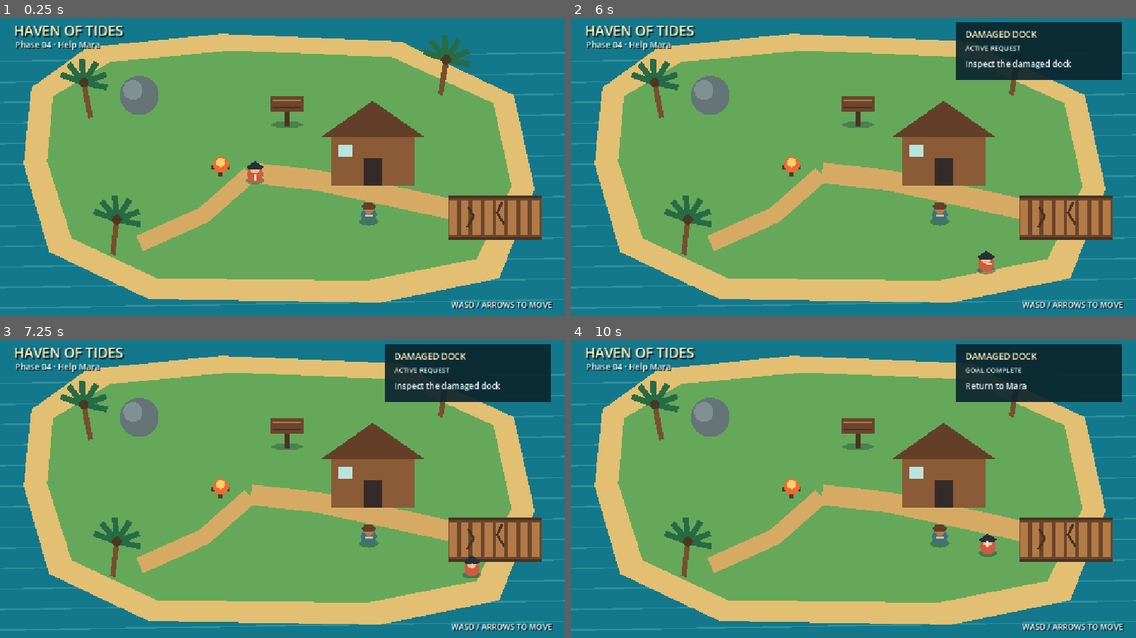
Above: before the commit, frames 1-4 (two rows, left to right).
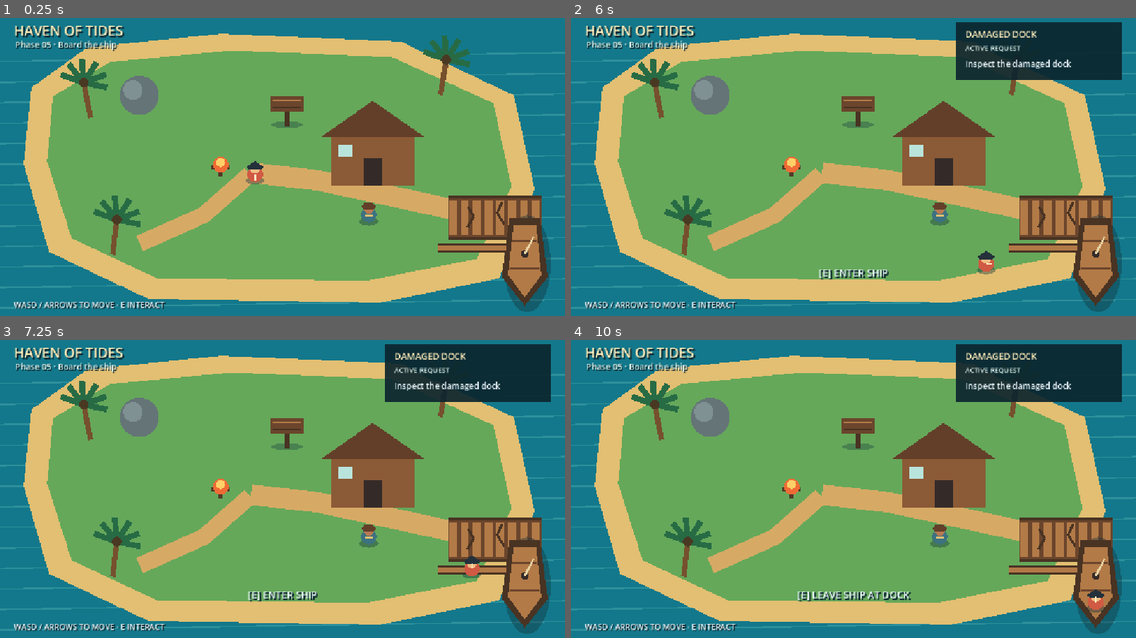
Above: after the commit, the same moments.

Repository: dennisberko/haven-of-tides
Game: Godot game, scene res://scenes/main.tscn
Same seed, same stepped clock (60 frames per second), same inputs: the game is played once before the commit and once after it.
Inputs:
- Up to frame 1 (0.25 s): no input
- Up to frame 2 (6 s): tap Enter at 0.5, 5 s; hold D 0.53-1.28 s; tap E every 0.75 s from 0.6 to 5.85 s; hold S 1.28-2.03 s; hold D 2.03-2.78 s; hold W 2.78-3.53 s; hold A 3.53-5.03 s; tap Space at 4.25 s; hold S 5.03-5.78 s; hold D from 5.78 s (still down)
- Up to frame 3 (7.25 s): release D at 6.53 s; hold W from 6.53 s (still down); tap E at 6.6 s
- Up to frame 4 (10 s): tap Space at 7.25, 8.75 s; release W at 7.28 s; hold D 7.28-8.03 s; tap E every 0.75 s from 7.35 to 9.6 s; tap Enter at 8 s; hold S 8.03-8.78 s; hold A 8.78-9.53 s; hold W from 9.53 s (still down)

The runs differ from the first frame. In frame 1, 3.4% of the frame differs, in the area x 2-98%, y 7-99%; in frame 2, 3.7%; in frame 3, 3.6%; in frame 4, 4.4%.

Commit message:
complete phase 05 ship entry

Diff:
--- a/scenes/main.tscn
+++ b/scenes/main.tscn
@@ -1,10 +1,11 @@
-[gd_scene load_steps=13 format=3]
+[gd_scene load_steps=15 format=3]
 
 [ext_resource type="Script" path="res://scripts/main.gd" id="1_main"]
 [ext_resource type="Script" path="res://scripts/cove.gd" id="1_cove"]
 [ext_resource type="Script" path="res://scripts/player.gd" id="2_player"]
 [ext_resource type="Script" path="res://scripts/sign.gd" id="3_sign"]
 [ext_resource type="Script" path="res://scripts/resident.gd" id="4_resident"]
+[ext_resource type="Script" path="res://scripts/ship.gd" id="5_ship"]
 
 [sub_resource type="RectangleShape2D" id="RectangleShape2D_dock"]
 size = Vector2(190, 84)
@@ -28,11 +29,32 @@
 [sub_resource type="RectangleShape2D" id="RectangleShape2D_damaged_dock_goal"]
 size = Vector2(40, 120)
 
+[sub_resource type="CircleShape2D" id="CircleShape2D_ship_entry"]
+radius = 54.0
+
 [node name="Main" type="Node2D"]
 script = ExtResource("1_main")
 
 [node name="Cove" type="Node2D" parent="."]
 script = ExtResource("1_cove")
+
+[node name="Ship" type="Node2D" parent="."]
+position = Vector2(1070, 510)
+script = ExtResource("5_ship")
+
+[node name="EntryPoint" type="Area2D" parent="Ship"]
+position = Vector2(-176, -24)
+collision_layer = 0
+collision_mask = 1
+
+[node name="InteractionRange" type="CollisionShape2D" parent="Ship/EntryPoint"]
+shape = SubResource("CircleShape2D_ship_entry")
+
+[node name="StandingPosition" type="Marker2D" parent="Ship"]
+position = Vector2(0, 42)
+
+[node name="DamagedDockReturnPosition" type="Marker2D" parent="Ship"]
+position = Vector2(-176, -24)
 
 [node name="Collisions" type="Node2D" parent="."]
 
@@ -139,7 +161,7 @@
 theme_override_constants/shadow_offset_x = 2
 theme_override_constants/shadow_offset_y = 2
 theme_override_font_sizes/font_size = 17
-text = "Phase 04 · Help Mara"
+text = "Phase 05 · Board the ship"
 
 [node name="RequestView" type="ColorRect" parent="Interface"]
 visible = false
@@ -242,14 +264,13 @@
 horizontal_alignment = 2
 
 [node name="Controls" type="Label" parent="Interface"]
-offset_left = 878.0
+offset_left = 28.0
 offset_top = 590.0
-offset_right = 1125.0
+offset_right = 410.0
 offset_bottom = 624.0
 theme_override_colors/font_color = Color(0.933333, 0.980392, 1, 1)
 theme_override_colors/font_shadow_color = Color(0.0470588, 0.145098, 0.180392, 0.9)
 theme_override_constants/shadow_offset_x = 2
 theme_override_constants/shadow_offset_y = 2
 theme_override_font_sizes/font_size = 16
-text = "WASD / ARROWS TO MOVE"
-horizontal_alignment = 2
+text = "WASD / ARROWS TO MOVE · E INTERACT"
--- a/scripts/main.gd
+++ b/scripts/main.gd
@@ -14,6 +14,10 @@
 @onready var player = $Player
 @onready var sign: CoveSign = $InteractiveObjects/Sign
 @onready var resident = $InteractiveObjects/Resident
+@onready var ship = $Ship
+@onready var ship_entry: Area2D = $Ship/EntryPoint
+@onready var ship_standing_position: Marker2D = $Ship/StandingPosition
+@onready var damaged_dock_return_position: Marker2D = $Ship/DamagedDockReturnPosition
 @onready var damaged_dock_goal: Area2D = $RequestAreas/DamagedDockGoal
 @onready var interaction_prompt: Label = $Interface/InteractionPrompt
 @onready var sign_message: Label = $Interface/SignMessage
@@ -27,6 +31,8 @@
 
 var _player_near_sign := false
 var _player_near_resident := false
+var _player_near_ship_entry := false
+var _player_aboard_ship := false
 var _interact_held := false
 var _read_count := 0
 var _dialogue_open := false
@@ -44,6 +50,8 @@
 	sign.body_exited.connect(_on_sign_body_exited)
 	resident.body_entered.connect(_on_resident_body_entered)
 	resident.body_exited.connect(_on_resident_body_exited)
+	ship_entry.body_entered.connect(_on_ship_entry_body_entered)
+	ship_entry.body_exited.connect(_on_ship_entry_body_exited)
 	damaged_dock_goal.body_entered.connect(_on_damaged_dock_goal_body_entered)
 
 
@@ -66,11 +74,21 @@
 		get_viewport().set_input_as_handled()
 		return
 
+	if _player_aboard_ship:
+		_leave_ship_at_damaged_dock()
+		get_viewport().set_input_as_handled()
+		return
+
 	if _player_near_resident:
 		_start_dialogue()
 		get_viewport().set_input_as_handled()
 		return
 
+	if _player_near_ship_entry:
+		_enter_ship()
+		get_viewport().set_input_as_handled()
+		return
+
 	if _player_near_sign:
 		_read_sign()
 		get_viewport().set_input_as_handled()
@@ -106,6 +124,22 @@
 		return
 
 	_player_near_resident = false
+	_update_interaction_prompt()
+
+
+func _on_ship_entry_body_entered(body: Node2D) -> void:
+	if body != player or _player_aboard_ship:
+		return
+
+	_player_near_ship_entry = true
+	_update_interaction_prompt()
+
+
+func _on_ship_entry_body_exited(body: Node2D) -> void:
+	if body != player:
+		return
+
+	_player_near_ship_entry = false
 	_update_interaction_prompt()
 
 
@@ -121,6 +155,26 @@
 	_read_count += 1
 	sign_message.text = sign.interaction_message
 	sign_message.show()
+
+
+func _enter_ship() -> void:
+	if _player_aboard_ship or not _player_near_ship_entry:
+		return
+
+	_player_aboard_ship = true
+	player.enter_ship(ship_standing_position.global_position)
+	sign_message.hide()
+	_update_interaction_prompt()
+
+
+func _leave_ship_at_damaged_dock() -> void:
+	if not _player_aboard_ship:
+		return
+
+	_player_aboard_ship = false
+	_player_near_ship_entry = true
+	player.leave_ship(damaged_dock_return_position.global_position)
+	_update_interaction_prompt()
 
 
 func _start_dialogue() -> void:
@@ -202,8 +256,18 @@
 		interaction_prompt.hide()
 		return
 
+	if _player_aboard_ship:
+		interaction_prompt.text = "[E] LEAVE SHIP AT DOCK"
+		interaction_prompt.show()
+		return
+
 	if _player_near_resident:
 		interaction_prompt.text = "[E] TALK TO %s" % resident.display_name.to_upper()
+		interaction_prompt.show()
+		return
+
+	if _player_near_ship_entry:
+		interaction_prompt.text = "[E] ENTER SHIP"
 		interaction_prompt.show()
 		return
 
@@ -220,8 +284,15 @@
 		"player_position": player.position,
 		"sign_position": sign.position,
 		"resident_position": resident.position,
+		"ship_position": ship.position,
+		"ship_entry_position": ship_entry.global_position,
+		"ship_standing_position": ship_standing_position.global_position,
+		"damaged_dock_return_position": damaged_dock_return_position.global_position,
 		"player_near_sign": _player_near_sign,
 		"player_near_resident": _player_near_resident,
+		"player_near_ship_entry": _player_near_ship_entry,
+		"player_aboard_ship": _player_aboard_ship,
+		"player_control_mode": player.get_playtest_state()["control_mode"],
 		"prompt_visible": interaction_prompt.visible,
 		"prompt_text": interaction_prompt.text,
 		"message_visible": sign_message.visible,
--- a/scripts/player.gd
+++ b/scripts/player.gd
@@ -3,8 +3,14 @@
 
 const SPEED := 210.0
 
+enum ControlMode {
+	WALKING,
+	ABOARD_SHIP,
+}
+
 var facing := Vector2.DOWN
 var movement_enabled := true
+var control_mode := ControlMode.WALKING
 
 
 func _ready() -> void:
@@ -13,7 +19,7 @@
 
 
 func _physics_process(_delta: float) -> void:
-	if not movement_enabled:
+	if control_mode != ControlMode.WALKING or not movement_enabled:
 		velocity = Vector2.ZERO
 		move_and_slide()
 		return
@@ -26,6 +32,20 @@
 		queue_redraw()
 
 	move_and_slide()
+
+
+func enter_ship(standing_position: Vector2) -> void:
+	global_position = standing_position
+	control_mode = ControlMode.ABOARD_SHIP
+	movement_enabled = false
+	velocity = Vector2.ZERO
+
+
+func leave_ship(cove_position: Vector2) -> void:
+	global_position = cove_position
+	control_mode = ControlMode.WALKING
+	movement_enabled = true
+	velocity = Vector2.ZERO
 
 
 func _read_direction() -> Vector2:
@@ -48,6 +68,7 @@
 		"velocity": velocity,
 		"facing": facing,
 		"movement_enabled": movement_enabled,
+		"control_mode": ControlMode.keys()[control_mode],
 	}
 
 
--- /dev/null
+++ b/scripts/ship.gd
@@ -0,0 +1,28 @@
+extends Node2D
+
+
+func _ready() -> void:
+	queue_redraw()
+
+
+func _draw() -> void:
+	# The one ship at the damaged dock, viewed from above.
+	draw_ellipse(Vector2(5, 8), 48.0, 99.0, Color("#12323c66"))
+	draw_colored_polygon(PackedVector2Array([
+		Vector2(-31, -86), Vector2(31, -86), Vector2(47, 35),
+		Vector2(0, 94), Vector2(-47, 35),
+	]), Color("#493323"))
+	draw_colored_polygon(PackedVector2Array([
+		Vector2(-23, -72), Vector2(23, -72), Vector2(34, 31),
+		Vector2(0, 77), Vector2(-34, 31),
+	]), Color("#b27a47"))
+
+	# Deck details make the standing position clear without adding controls.
+	draw_line(Vector2(-25, -38), Vector2(25, -38), Color("#6b452c"), 5.0)
+	draw_line(Vector2(-30, 18), Vector2(30, 18), Color("#6b452c"), 5.0)
+	draw_circle(Vector2(0, -12), 8.0, Color("#342b29"))
+	draw_line(Vector2(0, -12), Vector2(18, -47), Color("#e8d2a2"), 4.0)
+
+	# The gangplank connects the fixed ship to the damaged dock entry point.
+	draw_line(Vector2(-176, -24), Vector2(-39, -24), Color("#493323"), 18.0)
+	draw_line(Vector2(-176, -24), Vector2(-39, -24), Color("#b27a47"), 11.0)
Not shown, changed: docs/phases/05-enter-and-leave-ship.md
